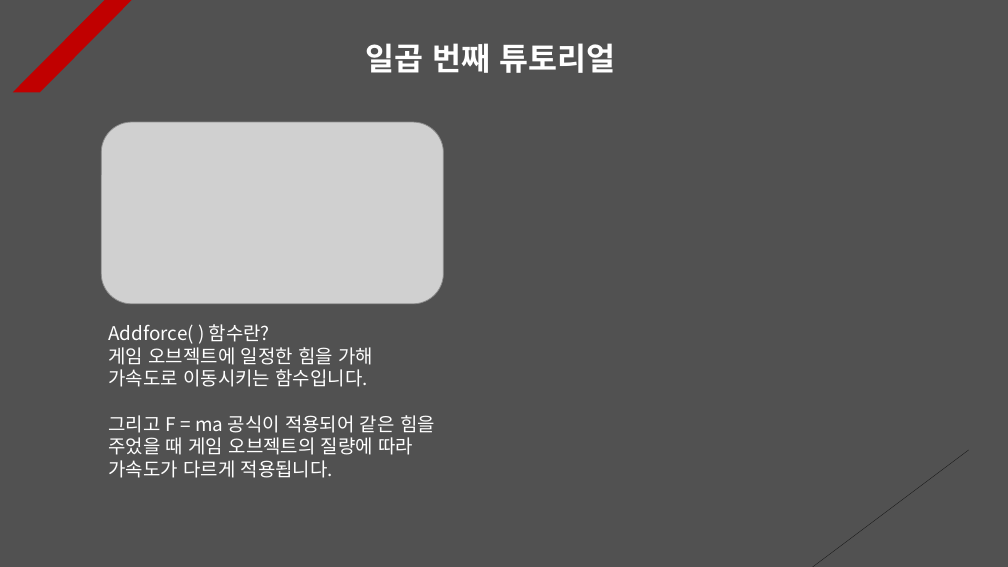
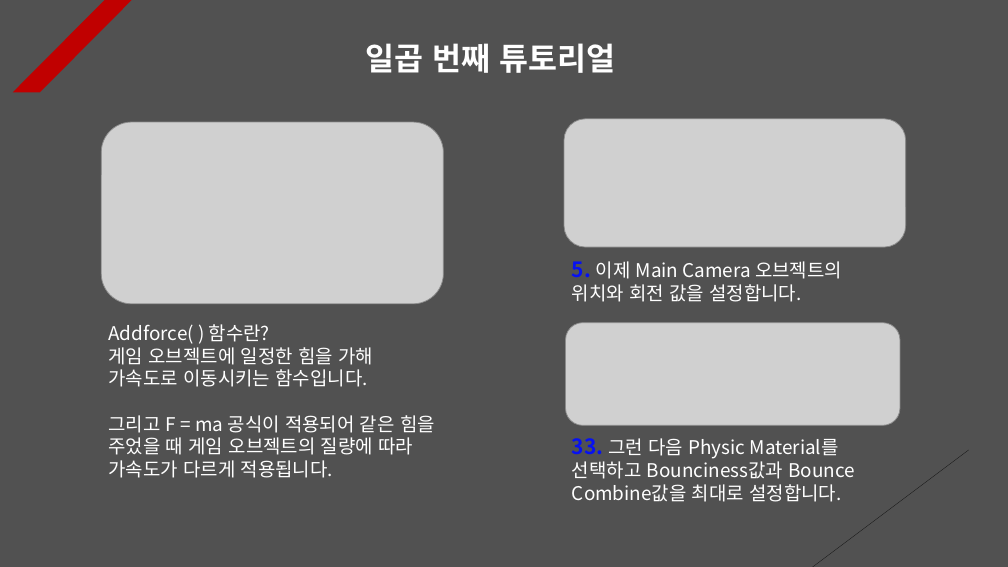
Before and after one commit to Unity2033/3D-UnityEngine, a slide deck: slide 5 of Assets/Physics/PPT Data/Physics Example.pptx (slide 4 before the commit). Drawn at 1008x567 pixels with LibreOffice and Linux fonts; fonts in the diff are those of the drawing; grey boxes stand for pictures. Boxes give left, top, right and bottom in pixels: in the first picture for what was removed or moved away, otherwise in the second. Text is boxed around its words. In the diff, an @@ line names an element or a change of style, - is before the commit and + after.

Commit message:
Physics Tutorial Renewal
- Mouse lock system setting and
  disabling system settings

- Eliminate the message-based
  system

- Implement a physical object to
  rotate with the mouse

- Delete resource data

- Each PPT Data Update

```diff
--- a/Assets/Physics/PPT Data/Physics Example.pptx
+++ b/Assets/Physics/PPT Data/Physics Example.pptx
@@ picture added at [564,119,906,247] @@
@@ text added at [572,261,842,302], 18 pt, text #FFFFFF @@
+5. 이제 Main Camera 오브젝트의 위치와 회전 값을 설정합니다.
@@ picture added at [566,323,900,426] @@
@@ text added at [572,438,855,502], 18 pt, text #FFFFFF @@
+33. 그런 다음 Physic Material를 선택하고 Bounciness값과 Bounce Combine값을 최대로 설정합니다.
```
Also in this commit, not shown: 4 other slides changed, 1 slide added, 2 slides removed, 13 other files.
